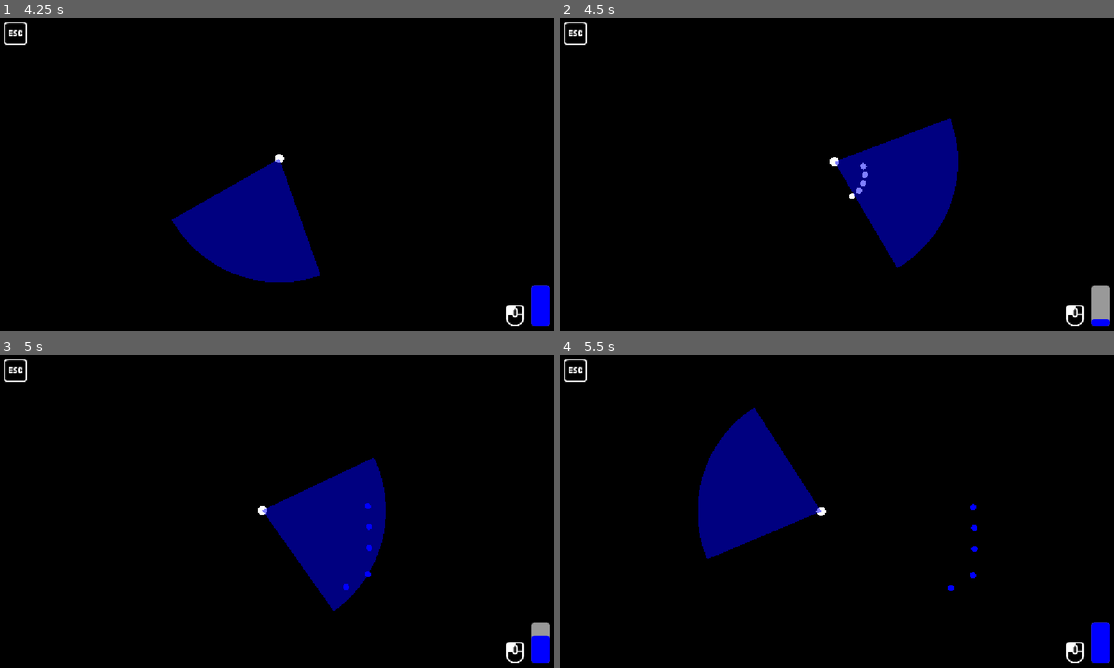
Above: before the commit, frames 1-4 (two rows, left to right).
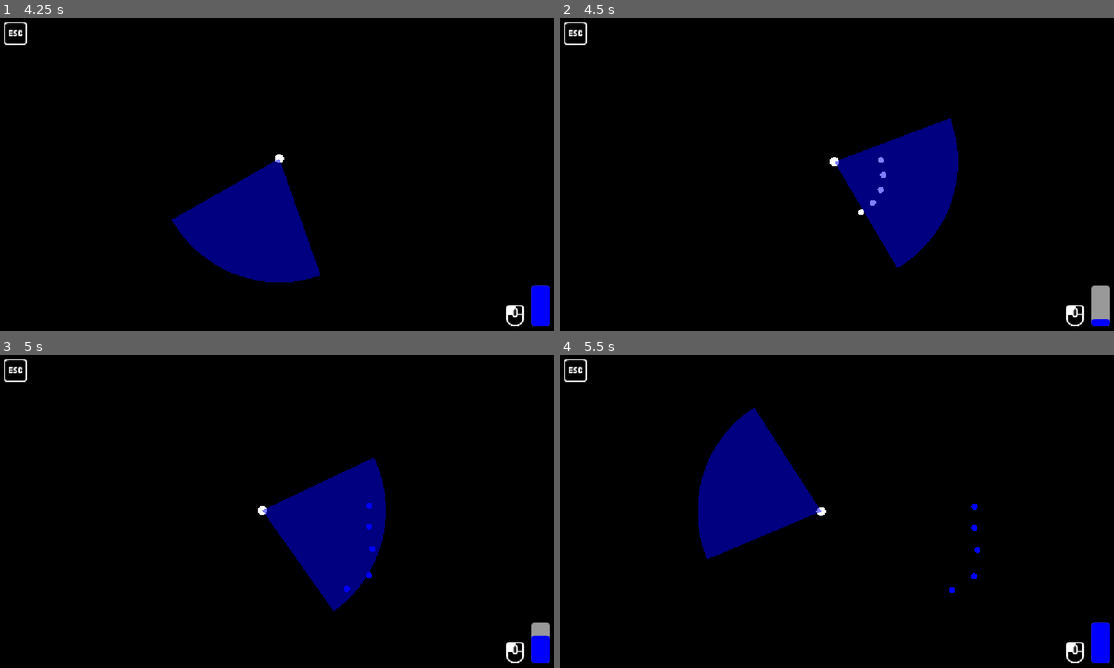
Above: after the commit, the same moments.

Repository: aidoschamp/AT-project
Game: Godot game, scene res://menu/main_menu.tscn
Same seed, same stepped clock (60 frames per second), same inputs: the game is played once before the commit and once after it. Sound files missing from this copy of the repository are replaced by a short silence.
Inputs (mouse positions are in pixels of both pictures, inside the frame that each line leads up to):
- Up to frame 1 (4.25 s): click "Start" at 0.5 s; tap Enter at 1.25 s; move the mouse to (398, 158) at 1.27 s; hold D (right) 1.28-2.03 s; tap Mouse wheel down (decrease spread) at 1.35 s; move the mouse to (166, 190) at 2.02 s; hold S (down) 2.03-2.78 s; tap Mouse wheel up (increase spread) at 2.1 s; move the mouse to (332, 105) at 2.77 s; hold D (right) 2.78-3.53 s; tap Space (interact) at 2.85 s; move the mouse to (249, 237) at 3.52 s; hold W (up) from 3.53 s (still down); tap J (jarvis mode) at 3.6 s
- Up to frame 2 (4.5 s): move the mouse to (1003, 221) at 4.27 s; release W (up) at 4.28 s; press the mouse at (1003, 221) at 4.28 s; hold A (left) from 4.28 s (still down)
- Up to frame 3 (5 s): keep holding A (left)
- Up to frame 4 (5.5 s): keep holding A (left); move the mouse to (670, 464) at 5.02 s; release the mouse at (670, 464) at 5.03 s; tap Ctrl (place mine) at 5.1 s

Frame 1 is identical in both runs. In frame 2, 0.2% of the frame differs, in the area x 52-59%, y 44-63%; in frame 3, less than 0.1%; in frame 4, less than 0.1%.

Commit message:
increased speed of dots

Diff:
--- a/entities/dot.gd
+++ b/entities/dot.gd
@@ -4,7 +4,7 @@
 
 var angle: Vector2
 var velocity: Vector2
-var speed := 400.0
+var speed := 700.0
 var active := true
 var colour: Color
 var dot_type: Enums.Colours
--- a/entities/dot.tscn
+++ b/entities/dot.tscn
@@ -16,6 +16,7 @@
 
 [node name="DespawnTimer" type="Timer" parent="." unique_id=1129204367]
 process_mode = 1
+wait_time = 0.57
 one_shot = true
 autostart = true
 
